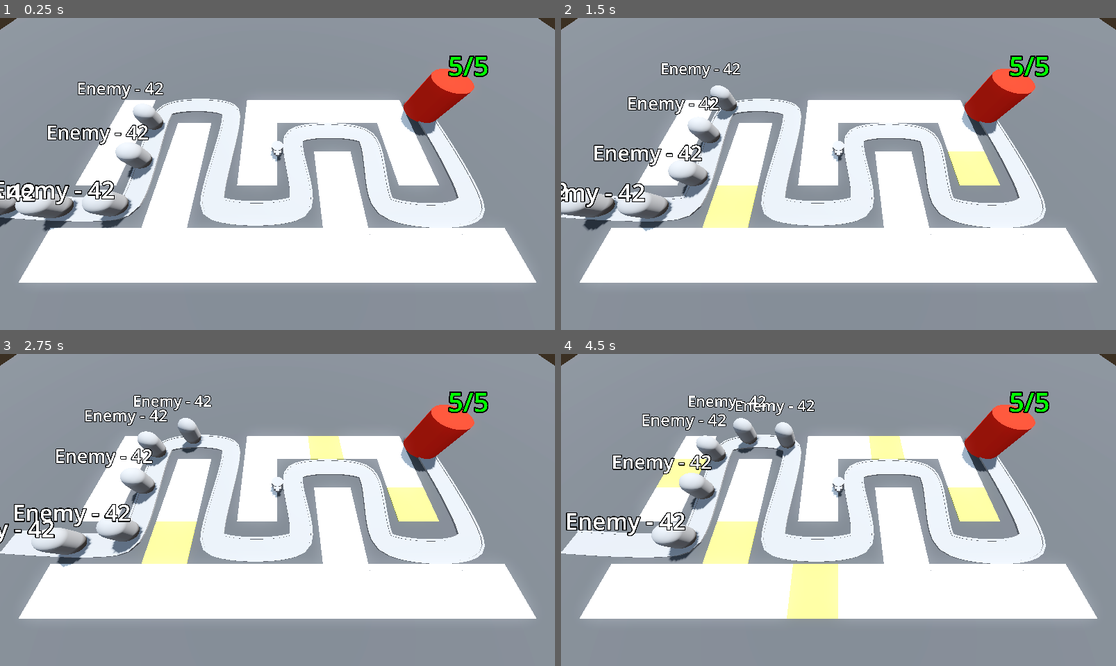
Above: before the commit, frames 1-4 (two rows, left to right).
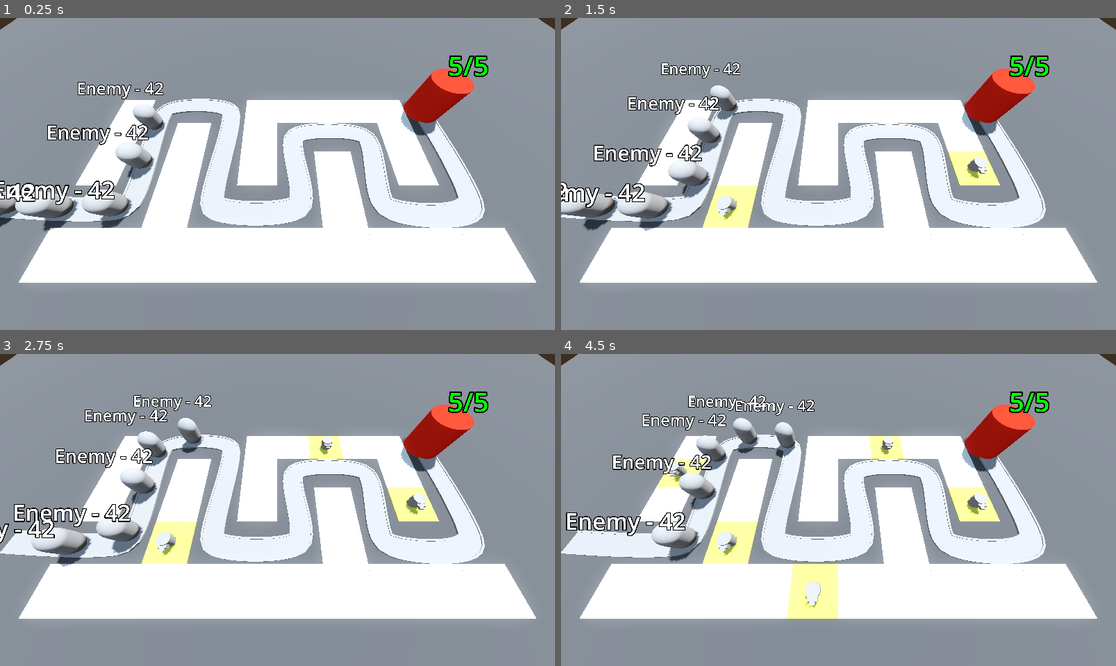
Above: after the commit, the same moments.

Repository: yrubner/TowerDefenseGD
Game: Godot game, scene res://BaseLevel.tscn
Two runs of this game, one before a commit and one after it. Both use one fixed random seed, a clock stepped at 60 frames per second and the inputs below.
Inputs (mouse positions are in pixels of both pictures, inside the frame that each line leads up to):
- Up to frame 1 (0.25 s): no input
- Up to frame 2 (1.5 s): move the mouse to (960, 158) at 0.52 s; press the mouse at (960, 158) at 0.53 s; move the mouse to (727, 189) at 1.27 s; release the mouse at (727, 189) at 1.28 s; click (727, 189) at 1.35 s
- Up to frame 3 (2.75 s): move the mouse to (333, 441) at 2.02 s; press the mouse at (333, 441) at 2.03 s
- Up to frame 4 (4.5 s): move the mouse to (810, 572) at 2.77 s; release the mouse at (810, 572) at 2.78 s; click (810, 572) at 2.85 s; move the mouse to (1005, 556) at 3.52 s; press the mouse at (1005, 556) at 3.53 s; move the mouse to (672, 463) at 4.27 s; release the mouse at (672, 463) at 4.28 s; click (672, 463) at 4.35 s

The runs differ from the first frame. In frame 1, less than 0.1% of the frame differs, in the area x 48-52%, y 39-47%; in frame 2, 0.5%; in frame 3, 0.6%; in frame 4, 0.9%, in the area x 19-77%, y 26-82%.

Commit message:
Finished Lesson 46: Picking Turret Positions

Diff:
--- a/BaseLevel.tscn
+++ b/BaseLevel.tscn
@@ -44,8 +44,9 @@
 material_override = SubResource("StandardMaterial3D_8u0ga")
 size = Vector3(100, 2, 100)
 
-[node name="RayPickerCamera" parent="." node_paths=PackedStringArray("gridmap") instance=ExtResource("1_k8ky8")]
+[node name="RayPickerCamera" parent="." node_paths=PackedStringArray("gridmap", "turret_manager") instance=ExtResource("1_k8ky8")]
 gridmap = NodePath("../GridMap")
+turret_manager = NodePath("../TurretManager")
 
 [node name="GridMap" type="GridMap" parent="."]
 mesh_library = ExtResource("1_mp854")
@@ -101,11 +102,11 @@
 transform = Transform3D(-4.37108e-08, 0, -0.999987, 0, 1, 0, 0.999987, 0, -4.37108e-08, -25, 0, 6)
 
 [node name="Enemy2" parent="Path3D" instance=ExtResource("2_605k1")]
-transform = Transform3D(-0.0394014, 0, -0.99921, 0, 1, 0, 0.99921, 0, -0.0394014, -20.009, 0, 6.29481)
+transform = Transform3D(-0.0394014, 0, -0.999209, 0, 1, 0, 0.999209, 0, -0.0394014, -20.009, 0, 6.29481)
 progress = 5.0
 
 [node name="Enemy3" parent="Path3D" instance=ExtResource("2_605k1")]
-transform = Transform3D(0.111651, 0, -0.993734, 0, 1, 0, 0.993734, 0, 0.111651, -15.0119, 0, 6.2622)
+transform = Transform3D(0.111651, 0, -0.993733, 0, 1, 0, 0.993733, 0, 0.111651, -15.0119, 0, 6.2622)
 progress = 10.0
 
 [node name="Enemy4" parent="Path3D" instance=ExtResource("2_605k1")]
@@ -113,7 +114,7 @@
 progress = 15.0
 
 [node name="Enemy5" parent="Path3D" instance=ExtResource("2_605k1")]
-transform = Transform3D(0.998322, 0, 0.05768, 0, 1, 0, -0.05768, 0, 0.998322, -14.2012, 0, -2.86672)
+transform = Transform3D(0.998321, 0, 0.0576799, 0, 1, 0, -0.0576799, 0, 0.998321, -14.2012, 0, -2.86672)
 progress = 20.0
 
 [node name="Base" parent="." instance=ExtResource("3_j52uw")]
--- a/RayPickerCamera/ray_picker_camera.gd
+++ b/RayPickerCamera/ray_picker_camera.gd
@@ -1,6 +1,8 @@
 extends Camera3D
 
 @export var gridmap: GridMap
+@export var turret_manager: Node3D
+
 @onready var ray_cast_3d: RayCast3D = $RayCast3D
 
 # Called every frame. 'delta' is the elapsed time since the previous frame.
@@ -18,5 +20,7 @@
 			var cell = gridmap.local_to_map(collision_point)
 			if gridmap.get_cell_item(cell) == 0:
 				gridmap.set_cell_item(cell, 1)
+				var tile_position = gridmap.map_to_local(cell)
+				turret_manager.build_turret(tile_position)
 	else:
 		Input.set_default_cursor_shape(Input.CURSOR_ARROW)
--- a/turret_manager.gd
+++ b/turret_manager.gd
@@ -2,12 +2,7 @@
 
 @export var turret: PackedScene
 
-# Called when the node enters the scene tree for the first time.
-func _ready() -> void:
+func build_turret(turret_position: Vector3) -> void:
 	var new_turret = turret.instantiate()
 	add_child(new_turret)
-
-
-# Called every frame. 'delta' is the elapsed time since the previous frame.
-func _process(delta: float) -> void:
-	pass
+	new_turret.global_position = turret_position
Not shown, changed: README.md
